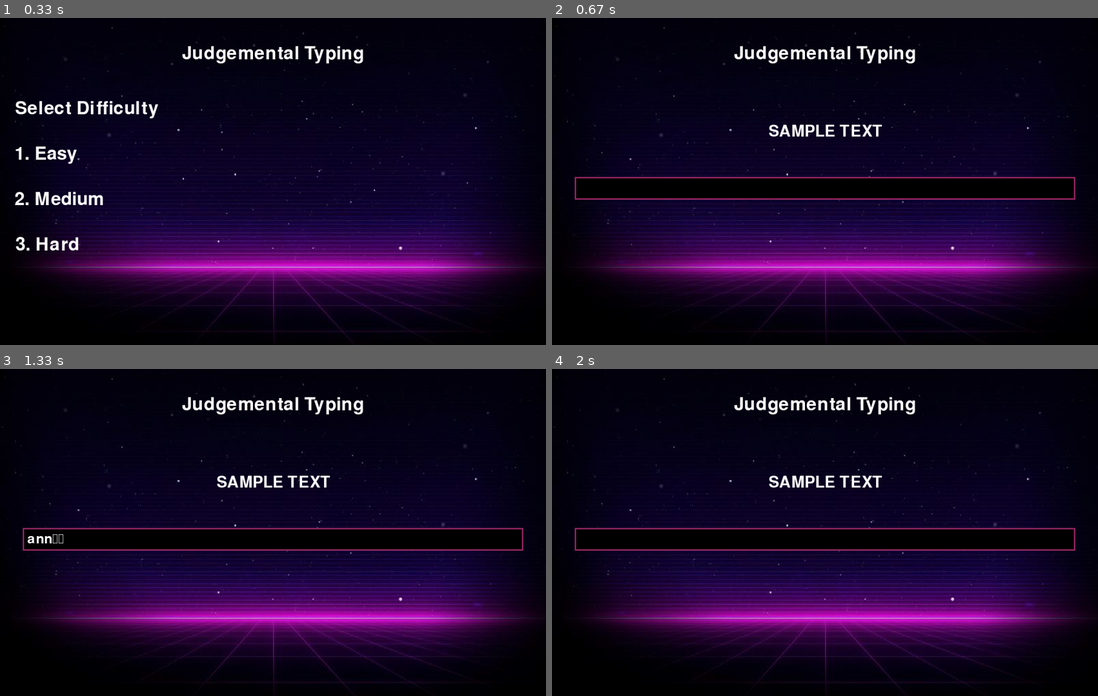
Above: before the commit, frames 1-4 (two rows, left to right).
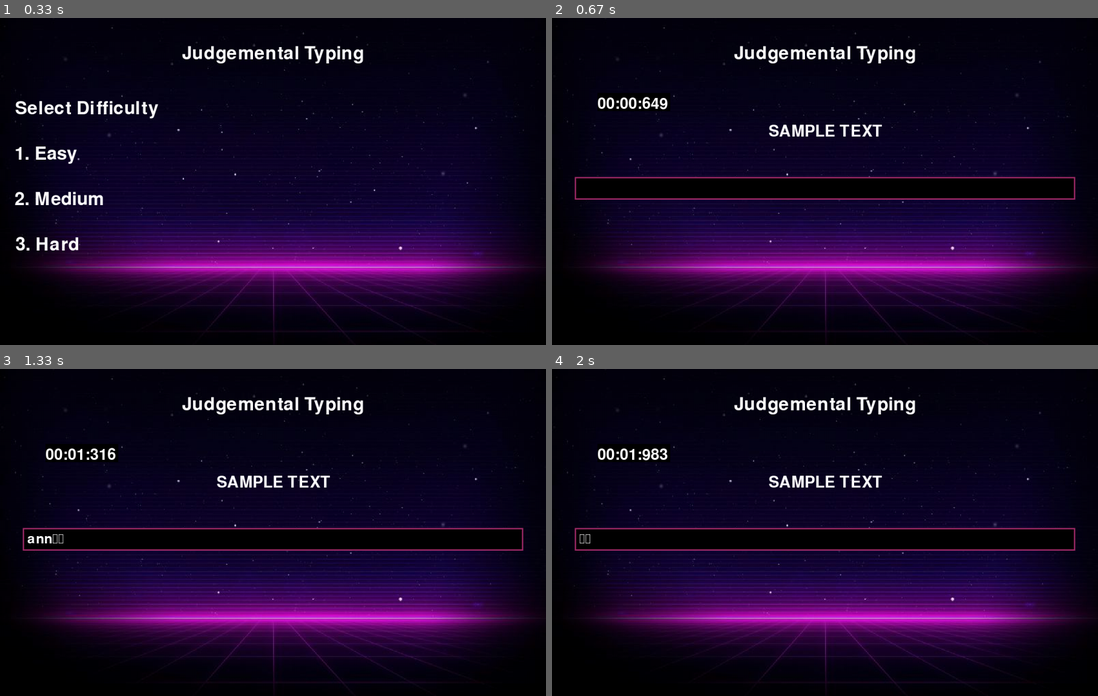
Above: after the commit, the same moments.

Repository: Similarity097/Judgemental-Typing
Game: pygame game, started from main.py
Same seed, same stepped clock (60 frames per second), same inputs: the game is played once before the commit and once after it.
Inputs (mouse positions are in pixels of both pictures, inside the frame that each line leads up to):
- Up to frame 1 (0.33 s): no input
- Up to frame 2 (0.67 s): click (606, 155) at 0.38 s
- Up to frame 3 (1.33 s): type "ann" at 0.67 s; tap Enter at 1 s; press the mouse at (251, 561) at 1.25 s
- Up to frame 4 (2 s): move the mouse to (857, 522) at 1.35 s; release the mouse at (912, 486) at 1.48 s; tap Enter at 1.55 s; click (639, 499) at 1.93 s

Frame 1 is identical in both runs. In frame 2, 0.3% of the frame differs, in the area x 8-22%, y 24-29%; in frame 3, 0.3%; in frame 4, 0.4%, in the area x 5-22%, y 24-54%.

Commit message:
Update main.py

Diff:
--- a/main.py
+++ b/main.py
@@ -1,6 +1,7 @@
 import pygame
 import os
 import sys
+import pygame.freetype
 import time
 os.chdir(os.path.dirname(os.path.abspath(__file__)))
 pygame.init()
@@ -53,6 +54,17 @@
 	def getlinenormal(self):
 		self.word="SAMPLE TEXT"
 
+
+	def timeshow(self):
+		font=pygame.freetype.SysFont(None,34)
+		font.origin=True
+		ticks=pygame.time.get_ticks()
+		mills=int(ticks%1000)
+		seconds=int(ticks/1000%60)
+		minutes=int(ticks/60000%24)
+		out='{minutes:02d}:{seconds:02d}:{mills}'.format(minutes=minutes, mills=mills, seconds=seconds)
+		font.render_to(self.screen, (100, 200), out, pygame.Color('white'))
+
 	def run(self):
 
 		self.resetg()
@@ -85,7 +97,7 @@
 						self.resetg2()
 						self.run2()
 						break
-
+				clock.tick(60)
 			pygame.display.update()
 
 	def run2(self):
@@ -94,12 +106,15 @@
 			clock = pygame.time.Clock()
 
 			self.screen.fill((0,0,0), (50, 350, 1100, 50))
+			self.screen.fill((0,0,0), (100, 165, 160, 40))
 			pygame.draw.rect(self.screen, (159,43,104), (50, 350, 1100, 50), 3)
 
 			#input font commands
 			font = pygame.font.Font("freesansbold.ttf", 30)
 			txt_surface = font.render(self.input_text, True, self.white)
 			self.screen.blit(txt_surface, (60, 360))
+			self.timeshow()
+			#self.timeshow()
 			# end of input commands
 
 			#self.text_display(self.screen, self.input_text, 100, 275, 30, self.white)
@@ -127,6 +142,7 @@
 								self.input_text+=event.unicode
 							except:
 								pass
+			clock.tick(60)
 	def resetg(self):
 		self.screen=pygame.display.set_mode((self.w,self.h))
 		pygame.display.update()
